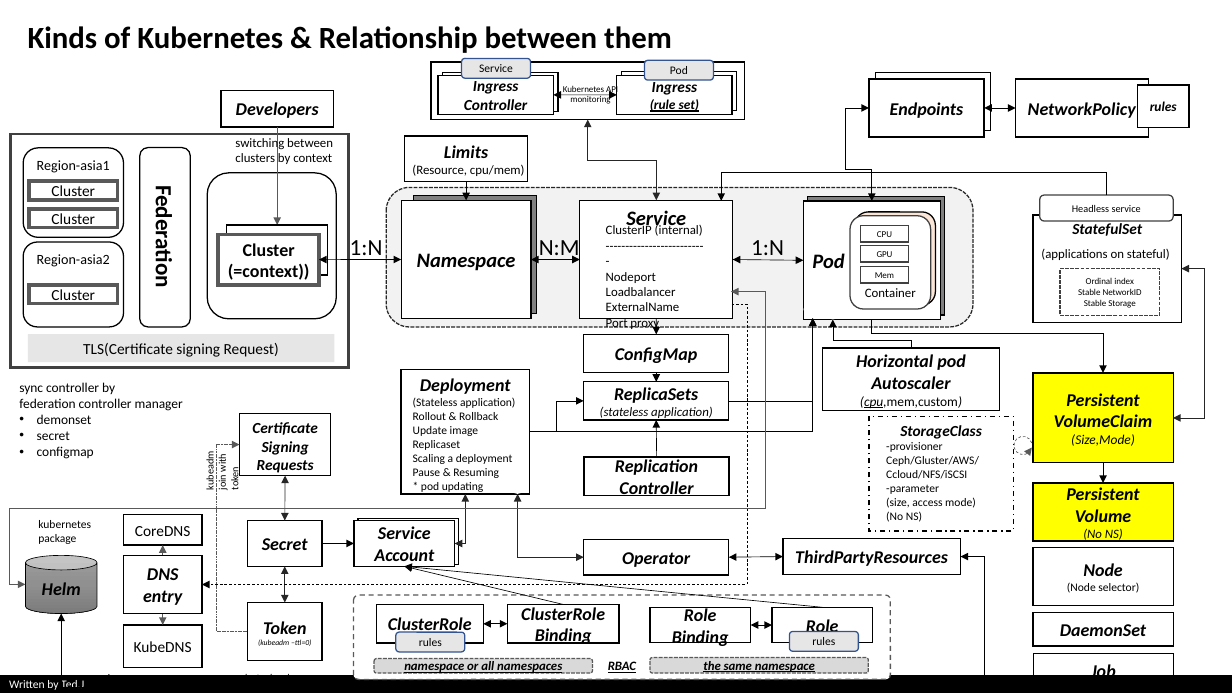
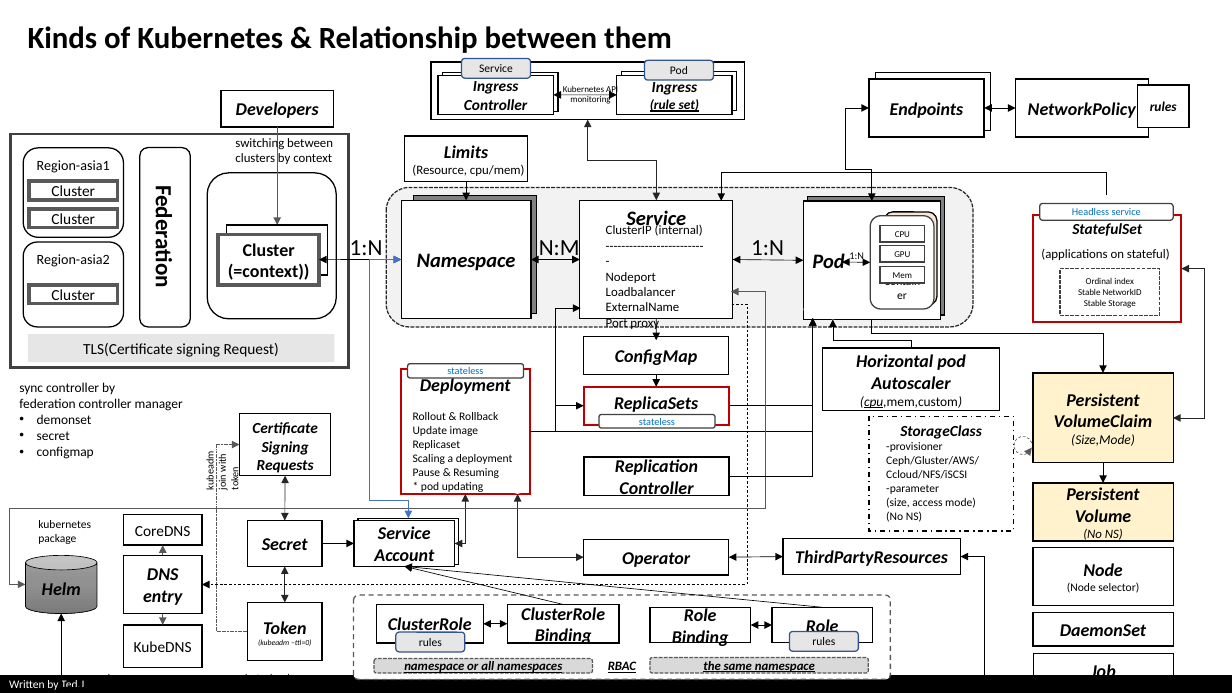
Before and after one commit to ted-jung/Tech-Docs, a slide deck: slide 2 of Kubernetes(Storage).pptx. Drawn at 1232x693 pixels with LibreOffice and Linux fonts; fonts in the diff are those of the drawing. Boxes give left, top, right and bottom in pixels: in the first picture for what was removed or moved away, otherwise in the second. Text is boxed around its words. In the diff, an @@ line names an element or a change of style, - is before the commit and + after.

Commit message:
update splide 6

```diff
--- a/Kubernetes(Storage).pptx
+++ b/Kubernetes(Storage).pptx
@@ rounded rectangle "Headless service": place and size @@
-rounded rectangle "Headless service" at bbox=[1040, 195, 1173, 221]
+rounded rectangle "Headless service" at bbox=[1040, 203, 1173, 220]
@@ rounded rectangle "Headless service" at bbox=[1040, 203, 1173, 220]: text colour #000000 to #0070C0 @@
@@ rounded rectangle "Container": place and size @@
-rounded rectangle "Container" at bbox=[850, 215, 931, 309]
+rounded rectangle "Container" at bbox=[871, 215, 934, 309]
@@ rounded rectangle "Container" at bbox=[871, 215, 934, 309]: size 10 to 9 pt @@
@@ rectangle "CPU": place and size @@
-rectangle "CPU" at bbox=[860, 226, 909, 242]
+rectangle "CPU" at bbox=[881, 226, 925, 242]
@@ rounded rectangle "Container": place and size @@
-rounded rectangle "Container" at bbox=[855, 212, 935, 305]
+rounded rectangle "Container" at bbox=[884, 212, 937, 305]
@@ rectangle "StatefulSet" at bbox=[1033, 215, 1182, 323]: outline #000000 1 pt to #C00000 1.5 pt @@
@@ elbow double arrow added from (409, 518) to (401, 260), #4472C4 0.5 pt @@
@@ double arrow added from (842, 262) to (871, 262), #000000 0.5 pt @@
@@ text added at bbox=[849, 252, 864, 262], 8 pt, text #000000 @@
+1:N
@@ rectangle "GPU": place and size @@
-rectangle "GPU" at bbox=[860, 246, 909, 262]
+rectangle "GPU" at bbox=[881, 246, 925, 262]
@@ rectangle "Mem": place and size @@
-rectangle "Mem" at bbox=[860, 267, 909, 284]
+rectangle "Mem" at bbox=[881, 267, 925, 284]
@@ elbow arrow added from (530, 432) to (580, 308), #000000 0.5 pt @@
@@ arrow moved from (656, 319) - (656, 335) to (656, 319) - (656, 340) @@
@@ elbow arrow moved from (729, 401) - (813, 318) to (729, 406) - (813, 318) @@
@@ elbow arrow added from (729, 476) to (813, 318), #000000 0.5 pt @@
@@ rectangle "Deployment" at bbox=[401, 370, 530, 494]: outline #000000 1 pt to #C00000 1.5 pt @@
@@ rounded rectangle added at bbox=[408, 364, 523, 378], fill #FFFFFF, outline #404040 1 pt, 8 pt, text #0070C0 @@
+stateless
@@ rectangle "ReplicaSets": place and size @@
-rectangle "ReplicaSets" at bbox=[584, 382, 729, 420]
+rectangle "ReplicaSets" at bbox=[584, 387, 729, 425]
@@ rectangle "ReplicaSets" at bbox=[584, 387, 729, 425]: vertical alignment middle to top; outline #000000 1 pt to #C00000 1.5 pt @@
@@ arrow moved from (656, 373) - (656, 382) to (656, 374) - (656, 387) @@
@@ rectangle "Persistent" at bbox=[1033, 373, 1174, 463]: fill #FFFF00 to #FFF2CC @@
@@ text at bbox=[413, 397, 515, 408]: paragraph removed @@
-(Stateless application)
@@ elbow arrow moved from (530, 432) - (584, 401) to (530, 432) - (584, 406) @@
@@ rounded rectangle added at bbox=[599, 415, 714, 429], fill #FFFFFF, outline #404040 1 pt, 8 pt, text #0070C0 @@
+stateless
@@ text in rectangle at bbox=[600, 407, 713, 421]: paragraph removed @@
-(stateless application)
@@ arrow removed from (657, 457) to (656, 421) @@
@@ rectangle "Persistent" at bbox=[1033, 483, 1174, 542]: fill #FFFF00 to #FFF2CC @@
```
